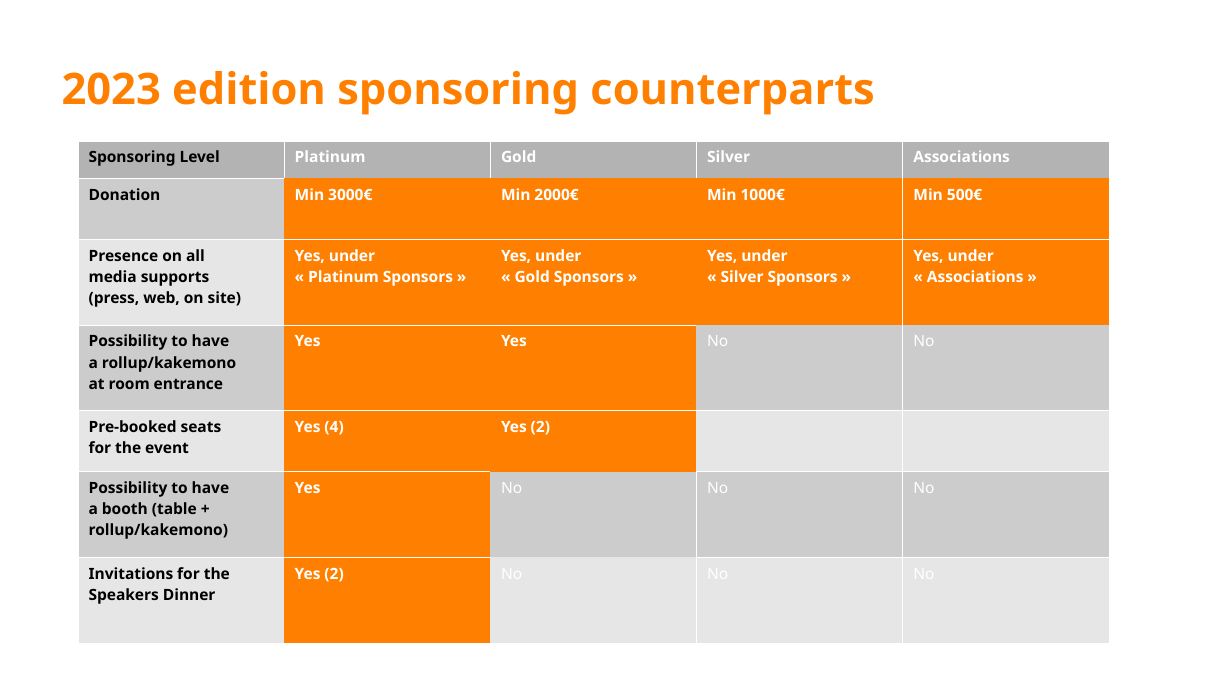
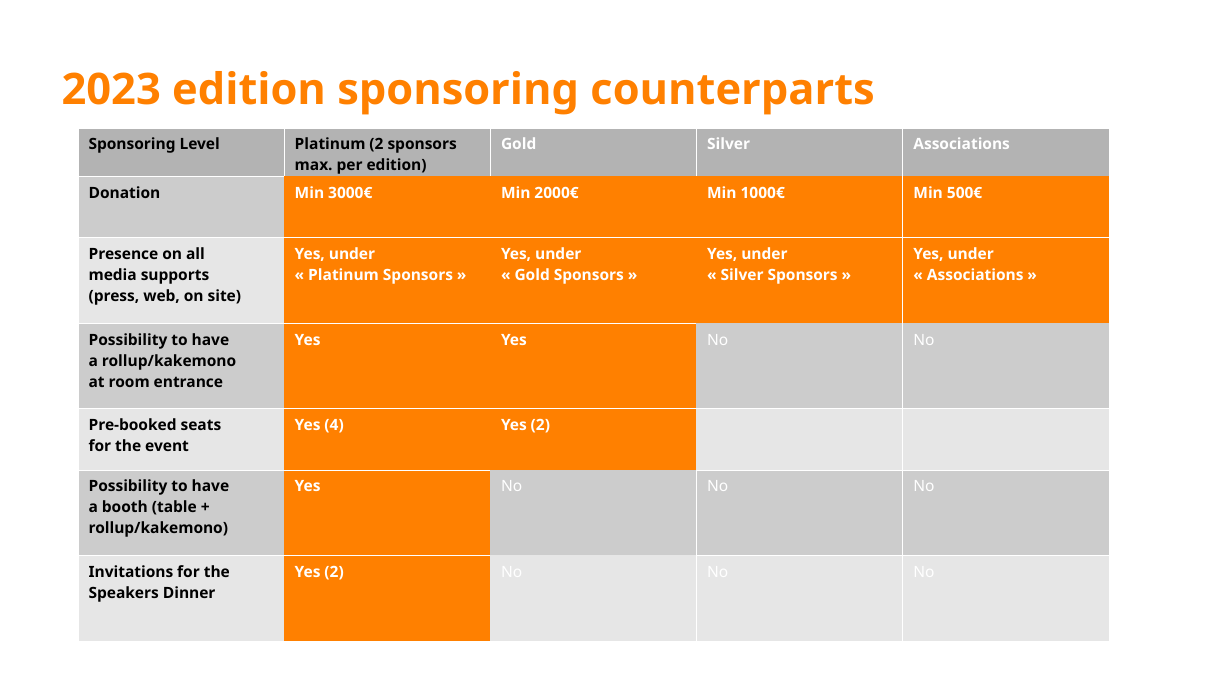
Before and after one commit to pass-the-salt/2023-communication, a slide deck: slide 6 of sponsoring/dossier-sponsoring-EN-2023.odp. Drawn at 1232x693 pixels with LibreOffice and Linux fonts; fonts in the diff are those of the drawing; background and template pictures are left out. Boxes give left, top, right and bottom in pixels: in the first picture for what was removed or moved away, otherwise in the second. Text is boxed around its words. In the diff, an @@ line names an element or a change of style, - is before the commit and + after.

Commit message:
add the limit of 2 PLATINUM sponsors maximum per edition

```diff
--- a/sponsoring/dossier-sponsoring-EN-2023.odp
+++ b/sponsoring/dossier-sponsoring-EN-2023.odp
@@ table at bbox=[77, 127, 1109, 646] @@
-row 1, column 2: Platinum
+row 1, column 2: Platinum (2 sponsors max. per edition)
@@ table: place and size @@
-table at bbox=[77, 141, 1109, 643]
+table at bbox=[77, 127, 1109, 646]
```
Also in this commit, not shown: 1 other slide changed, 4 other files.
